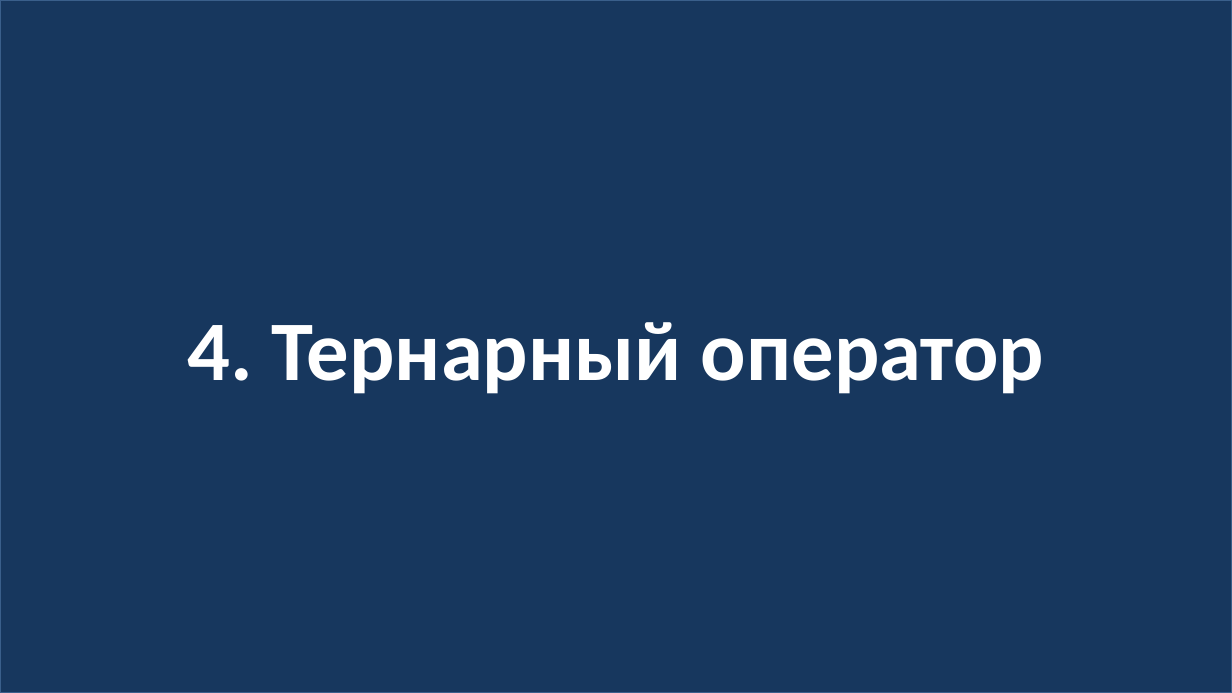
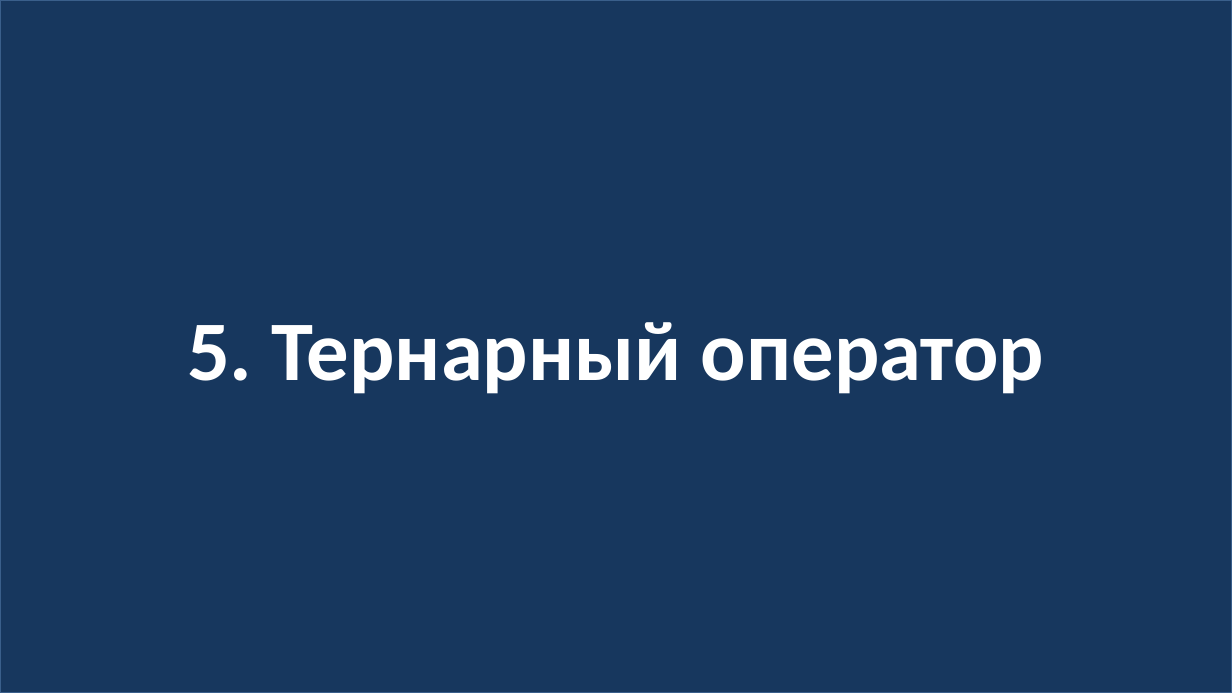
Before and after one commit to web36-ortdnipro/lesson19, a slide deck: slide 15 of lesson19.pptx. Drawn at 1232x693 pixels with LibreOffice and Linux fonts; fonts in the diff are those of the drawing. Boxes give left, top, right and bottom in pixels: in the first picture for what was removed or moved away, otherwise in the second. Text is boxed around its words. In the diff, an @@ line names an element or a change of style, - is before the commit and + after.

```diff
--- a/lesson19.pptx
+++ b/lesson19.pptx
@@ text in rectangle at bbox=[187, 322, 1044, 394]: text changed @@
-4. Тернарный оператор
+5. Тернарный оператор
```
Also in this commit, not shown: 4 other slides changed, 1 other file.
